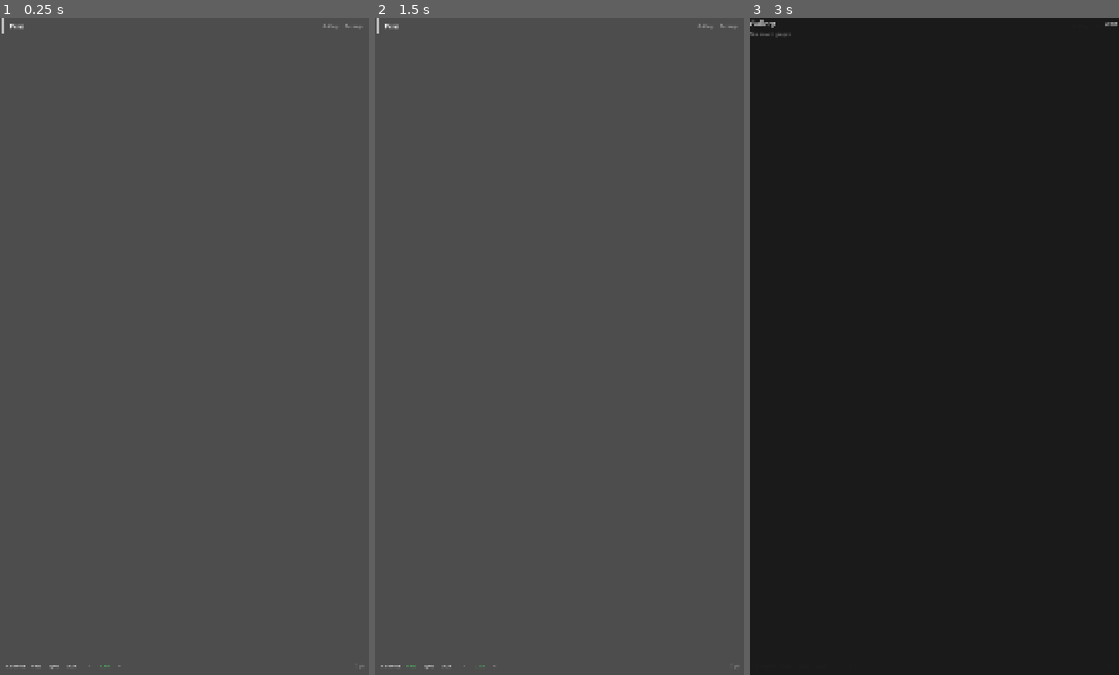
Above: before the commit, frames 1-3 (left to right).
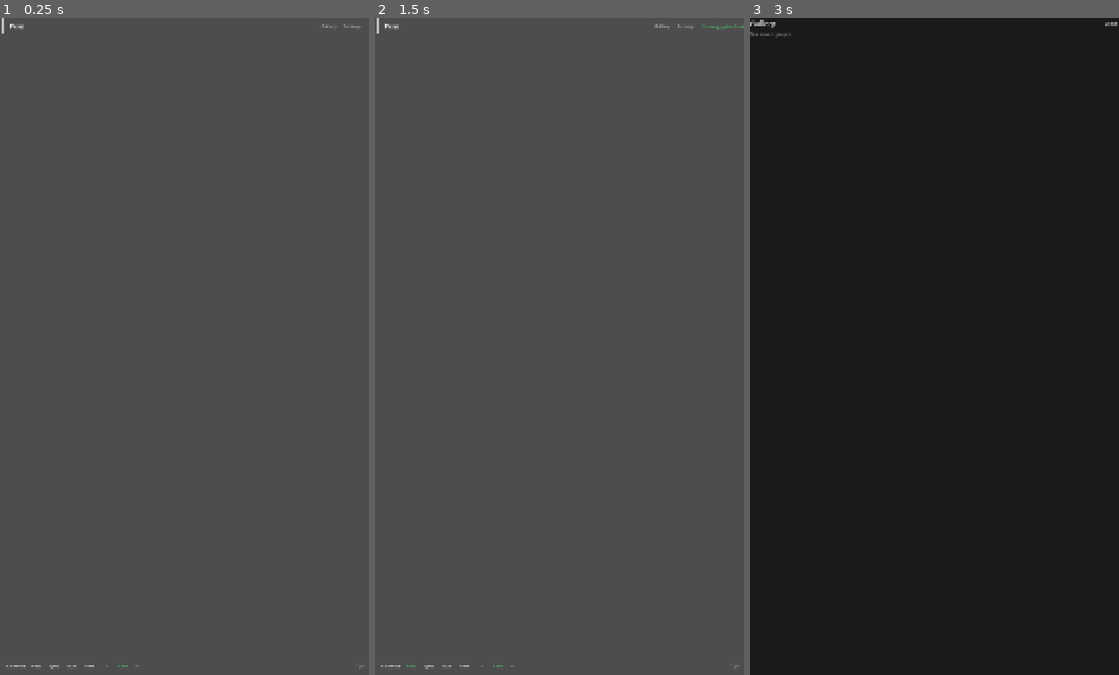
Above: after the commit, the same moments.

Repository: slothitude/penz
Game: Godot game, scene res://main.tscn
The game is run twice, just before and just after one commit, with the same random seed, the same clock (stepped at 60 frames per second) and the same inputs.
Inputs (mouse positions are in pixels of both pictures, inside the frame that each line leads up to):
- Up to frame 1 (0.25 s): no input
- Up to frame 2 (1.5 s): click (463, 668) at 0.5 s, where only the run after the commit has a clickable "Font"; click "New" at 1.25 s
- Up to frame 3 (3 s): click "New" at 2 s; click "Gallery" at 2.75 s

The runs differ from the first frame. In frame 1, less than 0.1% of the frame differs, in the area x 22-99%, y 0-99%; in frame 2, less than 0.1%, in the area x 22-100%, y 0-99%; in frame 3, less than 0.1%.

Commit message:
Implement sessions 1-4, 6: button gestures, page daemon, font loop, sync
Session 1: Wire the button — single press saves page, double press
runs OCR then saves. 400ms debounce timer in main.gd, HUD messages
with auto-fade.

Session 2: page_daemon.py watches Godot pages directory for new SVGs,
auto-OCRs via Ollama, writes .meta.json alongside each page.

Session 3: Font maker loop — toolbar "Font" button exports canvas PNG,
runs fontmaker.py segment subprocess, loads glyphs into labeller UI.
Build produces TTF with live preview in pangram label.

Session 4: Bézier tracing — fontmaker.py now uses approxPolyDP for
contour simplification and midpoint Bézier interpolation via
TTGlyphPen.qCurveTo() instead of jagged polygon points. Fixed dead
imports and setupOS2 API name.

Session 6: Sync integration — sync.py accepts --output flag to write
directly to Godot's user://pages/ with PNG thumbnails. ble_bridge
passes the output dir, main.gd refreshes gallery on sync complete.

Co-Authored-By: Claude Opus 4.6 <noreply@anthropic.com>

Diff:
--- a/godot/core/ble_bridge.gd
+++ b/godot/core/ble_bridge.gd
@@ -110,7 +110,14 @@
 		DirAccess.remove_absolute(sync_pipe)
 
 	var script_path := ProjectSettings.globalize_path("res://../sync.py")
-	var args := PackedStringArray(["-u", script_path, "--json-stdout", "--pipe", sync_pipe])
+	var pages_dir := ProjectSettings.globalize_path("user://pages/")
+	if not DirAccess.dir_exists_absolute(pages_dir):
+		DirAccess.make_dir_recursive_absolute(pages_dir)
+	var args := PackedStringArray([
+		"-u", script_path, "--json-stdout",
+		"--pipe", sync_pipe,
+		"--output", pages_dir
+	])
 
 	_sync_process_id = OS.create_process("python", args)
 	if _sync_process_id == -1:
--- a/godot/main.gd
+++ b/godot/main.gd
@@ -18,6 +18,8 @@
 var _point_count: int = 0
 var _hud_visible: bool = true
 var _page_just_saved: bool = false
+var _press_count: int = 0
+var _press_timer: Timer
 
 
 func _ready() -> void:
@@ -28,13 +30,15 @@
 	ble.stroke_end_received.connect(_on_stroke_end)
 	ble.status_updated.connect(_on_status)
 	ble.connection_progress.connect(_on_connection_progress)
-	ble.button_pressed.connect(_on_new_page)
+	ble.button_pressed.connect(_on_button_pressed)
+	ble.pages_synced.connect(_on_pages_synced)
 
 	# Wire UI signals
 	toolbar.connect_pressed.connect(_on_connect)
 	toolbar.new_page_pressed.connect(_on_new_page)
 	toolbar.sync_pressed.connect(_on_sync)
 	toolbar.ocr_pressed.connect(_on_ocr)
+	toolbar.font_pressed.connect(_on_font)
 	hud.gallery_pressed.connect(_show_gallery)
 	hud.settings_pressed.connect(_show_settings)
 
@@ -42,6 +46,14 @@
 	gallery.visible = false
 	settings_panel.visible = false
 	ocr_panel.visible = false
+	glyph_labeller.visible = false
+
+	# Button gesture timer
+	_press_timer = Timer.new()
+	_press_timer.one_shot = true
+	_press_timer.wait_time = 0.4
+	_press_timer.timeout.connect(_on_press_timeout)
+	add_child(_press_timer)
 
 	# Load saved UUID
 	settings_panel.uuid_loaded.connect(ble.set_uuid)
@@ -135,6 +147,9 @@
 
 
 func _on_new_page() -> void:
+	# Called from toolbar "New" button — immediate save, no gesture delay
+	_press_timer.stop()
+	_press_count = 0
 	_page_just_saved = true
 	ink_canvas.save_current_page()
 	ink_canvas.clear()
@@ -142,8 +157,55 @@
 	toolbar.set_point_count(0)
 
 
+func _on_button_pressed() -> void:
+	# Called from BLE 0xCB — gesture detection
+	_press_count += 1
+	hud.show_message("Button x%d" % _press_count)
+	if _press_count == 1:
+		_press_timer.start()
+	elif _press_count >= 2:
+		_press_timer.stop()
+		_press_count = 0
+		_execute_double_press()
+
+
+func _on_press_timeout() -> void:
+	var presses := _press_count
+	_press_count = 0
+	if presses == 1:
+		_execute_single_press()
+
+
+func _execute_single_press() -> void:
+	hud.show_message("Saved")
+	_page_just_saved = true
+	ink_canvas.save_current_page()
+	ink_canvas.clear()
+	_point_count = 0
+	toolbar.set_point_count(0)
+
+
+func _execute_double_press() -> void:
+	hud.show_message("OCR + Save")
+	_page_just_saved = true
+	# Run OCR before clearing
+	var png_data: PackedByteArray = await ink_canvas.export_png()
+	if png_data.size() > 0:
+		ocr_panel.run_ocr(png_data)
+	ink_canvas.save_current_page()
+	ink_canvas.clear()
+	_point_count = 0
+	toolbar.set_point_count(0)
+
+
 func _on_sync() -> void:
 	ble.sync_pages()
+
+
+func _on_pages_synced(page_paths: PackedStringArray) -> void:
+	if page_paths.size() > 0:
+		hud.show_message("Synced %d pages" % page_paths.size())
+		gallery.refresh()
 
 
 func _on_ocr() -> void:
@@ -159,3 +221,104 @@
 
 func _show_settings() -> void:
 	settings_panel.visible = true
+
+
+# ── Font maker ──────────────────────────────────────────────────────
+
+var _segment_pid: int = -1
+var _segment_timer: Timer
+
+
+func _on_font() -> void:
+	if ink_canvas.get_store().is_empty():
+		hud.show_message("Draw glyphs first")
+		return
+	hud.show_message("Segmenting...")
+	var png_data: PackedByteArray = await ink_canvas.export_png()
+	if png_data.size() == 0:
+		hud.show_message("Export failed")
+		return
+
+	# Save PNG to temp file for fontmaker.py
+	var tmp_dir := ProjectSettings.globalize_path("user://tmp")
+	if not DirAccess.dir_exists_absolute(tmp_dir):
+		DirAccess.make_dir_recursive_absolute(tmp_dir)
+	var img_path := tmp_dir + "/font_input.png"
+	var f := FileAccess.open(img_path, FileAccess.WRITE)
+	if not f:
+		hud.show_message("Cannot write temp")
+		return
+	f.store_buffer(png_data)
+	f.close()
+
+	var outdir := tmp_dir + "/glyphs"
+	# Clean old glyphs
+	if DirAccess.dir_exists_absolute(outdir):
+		var da := DirAccess.open(outdir)
+		if da:
+			da.list_dir_begin()
+			var fn := da.get_next()
+			while fn != "":
+				if not da.current_is_dir():
+					da.remove(fn)
+				fn = da.get_next()
+
+	var script := ProjectSettings.globalize_path("res://fontmaker.py")
+	var args := PackedStringArray([
+		script, "segment",
+		"--input", img_path,
+		"--outdir", outdir
+	])
+
+	_segment_pid = OS.create_process("python", args)
+	if _segment_pid == -1:
+		hud.show_message("Cannot start fontmaker")
+		return
+
+	# Poll for completion
+	if _segment_timer:
+		_segment_timer.stop()
+	_segment_timer = Timer.new()
+	_segment_timer.wait_time = 0.2
+	_segment_timer.timeout.connect(_poll_segment.bind(outdir))
+	add_child(_segment_timer)
+	_segment_timer.start()
+
+
+func _poll_segment(outdir: String) -> void:
+	if _segment_pid != -1 and OS.is_process_running(_segment_pid):
+		return
+	_segment_timer.stop()
+	_segment_timer.queue_free()
+	_segment_timer = null
+
+	# Collect glyph PNGs
+	if not DirAccess.dir_exists_absolute(outdir):
+		hud.show_message("Segment failed")
+		_segment_pid = -1
+		return
+
+	var da := DirAccess.open(outdir)
+	if not da:
+		hud.show_message("Cannot read glyphs")
+		_segment_pid = -1
+		return
+
+	var paths: Array = []
+	da.list_dir_begin()
+	var fn := da.get_next()
+	while fn != "":
+		if fn.ends_with(".png"):
+			paths.append(outdir + "/" + fn)
+		fn = da.get_next()
+
+	if paths.is_empty():
+		hud.show_message("No glyphs found")
+		_segment_pid = -1
+		return
+
+	paths.sort()
+	glyph_labeller.load_glyphs(paths)
+	glyph_labeller.visible = true
+	hud.show_message("Found %d glyphs" % paths.size())
+	_segment_pid = -1
--- a/godot/ui/glyph_labeller.gd
+++ b/godot/ui/glyph_labeller.gd
@@ -8,6 +8,7 @@
 var _grid: GridContainer
 var _glyphs: Array = []  # [{path, label_edit, texture_rect}]
 var _status_label: Label
+var _preview_label: Label
 var _busy: bool = false
 
 const BG_COLOR := Color(0.1, 0.1, 0.1, 0.98)
@@ -71,6 +72,15 @@
 	clear_btn.text = "Clear All Labels"
 	clear_btn.pressed.connect(_clear_labels)
 	actions.add_child(clear_btn)
+
+	# Font preview area
+	_preview_label = Label.new()
+	_preview_label.text = "The quick brown fox jumps over the lazy dog 0123456789"
+	_preview_label.add_theme_color_override("font_color", Color.WHITE)
+	_preview_label.add_theme_font_size_override("font_size", 20)
+	_preview_label.text_overrun_behavior = TextServer.OVERRUN_TRIM_ELLIPSIS
+	_preview_label.custom_minimum_size = Vector2(0, 40)
+	vbox.add_child(_preview_label)
 
 
 func load_glyphs(glyph_paths: Array, ocr_hints: PackedStringArray = []) -> void:
@@ -170,6 +180,7 @@
 	_busy = false
 	if FileAccess.file_exists(output_path):
 		_status_label.text = "Font built: " + output_path.get_file()
+		_load_font_preview(output_path)
 		font_built.emit(output_path)
 	else:
 		_status_label.text = "Build failed — check console"
@@ -178,3 +189,12 @@
 func _clear_labels() -> void:
 	for g in _glyphs:
 		g["label_edit"].text = ""
+
+
+func _load_font_preview(font_path: String) -> void:
+	var font := FontFile.new()
+	if font.load_dynamic_font(font_path) == OK:
+		_preview_label.add_theme_font_override("font", font)
+		_preview_label.add_theme_color_override("font_color", ACCENT)
+	else:
+		_preview_label.text = "(Preview unavailable)"
--- a/godot/ui/hud.gd
+++ b/godot/ui/hud.gd
@@ -9,6 +9,8 @@
 var _battery_label: Label
 var _mode_label: Label
 var _bg_panel: Panel
+var _message_label: Label
+var _message_timer: Timer
 
 const FONT_COLOR := Color(0.7, 0.7, 0.7)
 const ACCENT := Color(0.3, 0.8, 0.4)
@@ -71,6 +73,18 @@
 	pad.custom_minimum_size = Vector2(8, 0)
 	add_child(pad)
 
+	# Message label (auto-fades)
+	_message_label = Label.new()
+	_message_label.add_theme_color_override("font_color", ACCENT)
+	_message_label.add_theme_font_size_override("font_size", 15)
+	_message_label.text = ""
+	add_child(_message_label)
+	_message_timer = Timer.new()
+	_message_timer.one_shot = true
+	_message_timer.wait_time = 2.0
+	_message_timer.timeout.connect(func(): _message_label.text = "")
+	add_child(_message_timer)
+
 
 func set_battery(percent: int) -> void:
 	if percent < 0:
@@ -112,3 +126,8 @@
 	btn.custom_minimum_size = Vector2(64, 36)
 	btn.pressed.connect(callback)
 	return btn
+
+
+func show_message(text: String) -> void:
+	_message_label.text = text
+	_message_timer.start()
--- a/godot/ui/toolbar.gd
+++ b/godot/ui/toolbar.gd
@@ -5,6 +5,7 @@
 signal new_page_pressed()
 signal sync_pressed()
 signal ocr_pressed()
+signal font_pressed()
 
 var _connect_btn: Button
 var _point_label: Label
@@ -37,6 +38,7 @@
 	add_child(_make_button("New", func(): new_page_pressed.emit()))
 	add_child(_make_button("Sync", func(): sync_pressed.emit()))
 	add_child(_make_button("OCR", func(): ocr_pressed.emit()))
+	add_child(_make_button("Font", func(): font_pressed.emit()))
 
 	# Thickness controls
 	add_child(_make_button("-", _thinner))
Not shown, changed: godot/fontmaker.py
Not shown, added: page_daemon.py
Not shown, changed: sync.py
Not shown, added: todo.md
